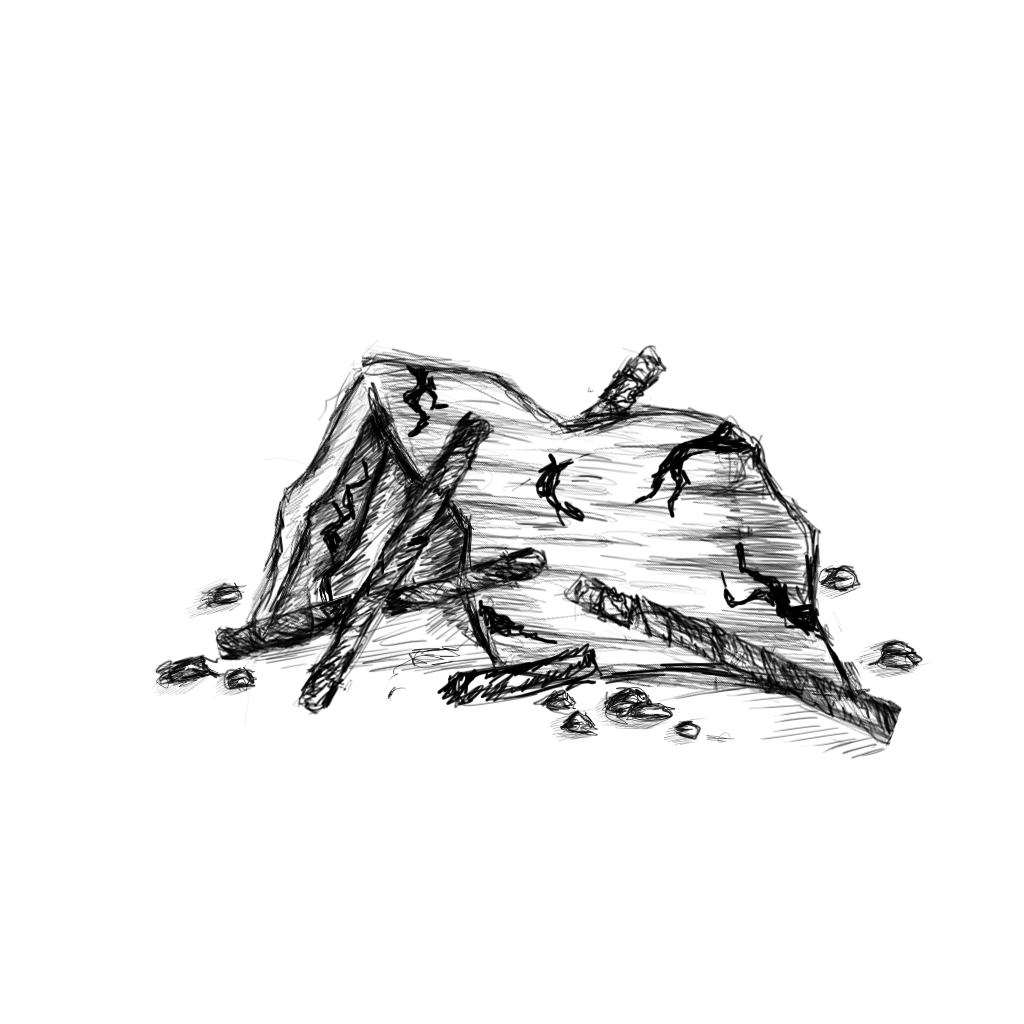
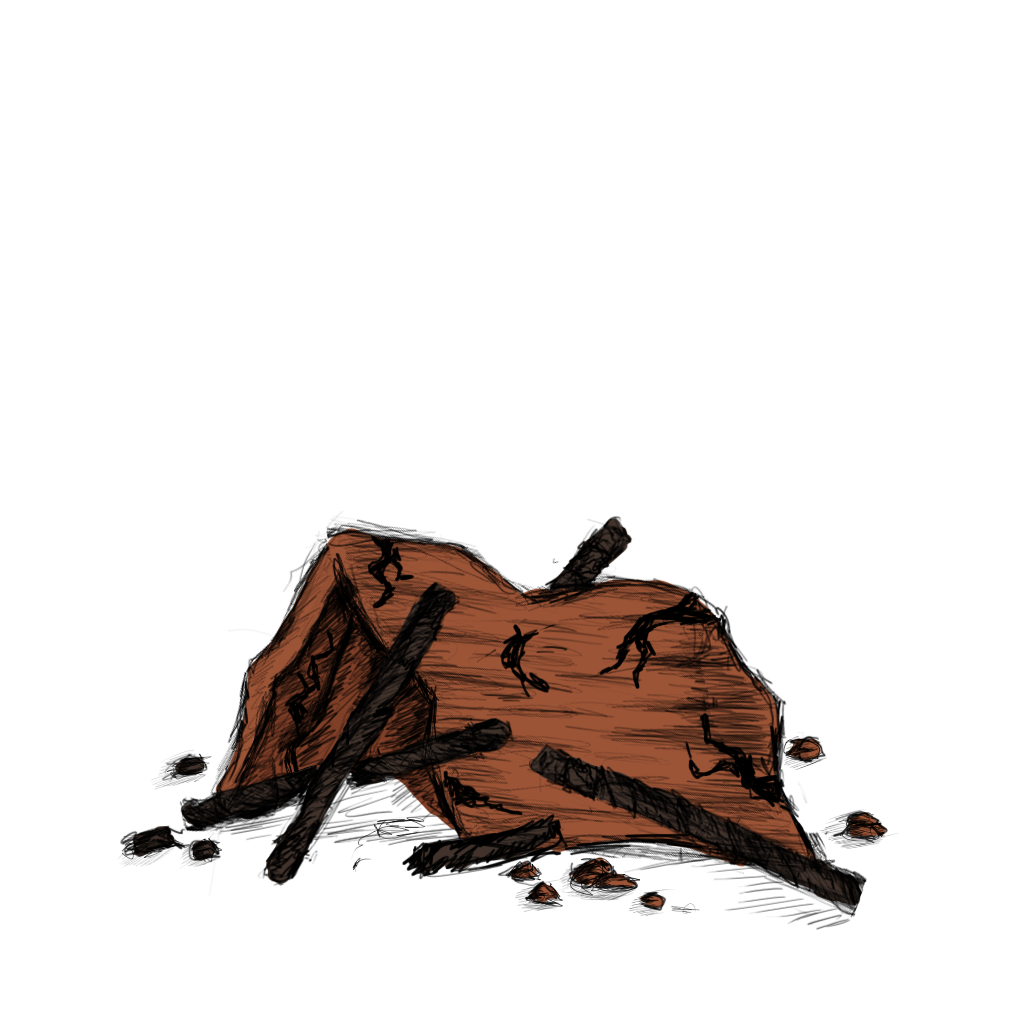
The second w=1024, h=1024 image is a revision of the first. Changes to its layers:
added group "tekening" with 7 layers above "kluer" over [117, 510, 899, 930]
moved "leegte" into group "tekening", painted on it over [117, 410, 933, 916]
moved "poot L achter" (1st of 2, in "tekening") into group "tekening", painted on it over [28, 255, 668, 742]
moved "poot L achter" (2nd of 2, in "tekening") into group "tekening", painted on it over [529, 571, 903, 919]
moved "dak deel L" into group "tekening", painted on it over [120, 339, 924, 912]
moved "dak deel R" into group "tekening", painted on it over [199, 346, 418, 896]
moved "poot L voor" (1st of 2, in "tekening") into group "tekening", painted on it over [122, 356, 919, 930]
moved "poot L voor" (2nd of 2, in "tekening") into group "tekening", painted on it over [263, 410, 495, 886]
added group "kluer" with 2 layers above "Background" over [117, 339, 933, 930]
added layer "colour" in group "kluer" over [132, 517, 888, 909]
